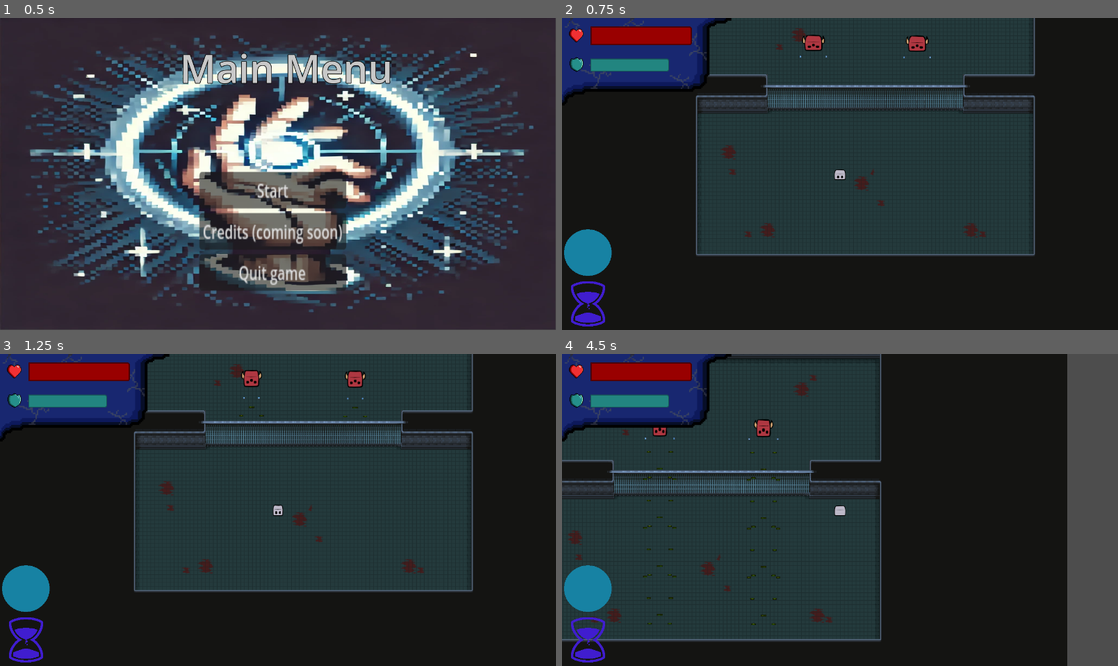
Above: before the commit, frames 1-4 (two rows, left to right).
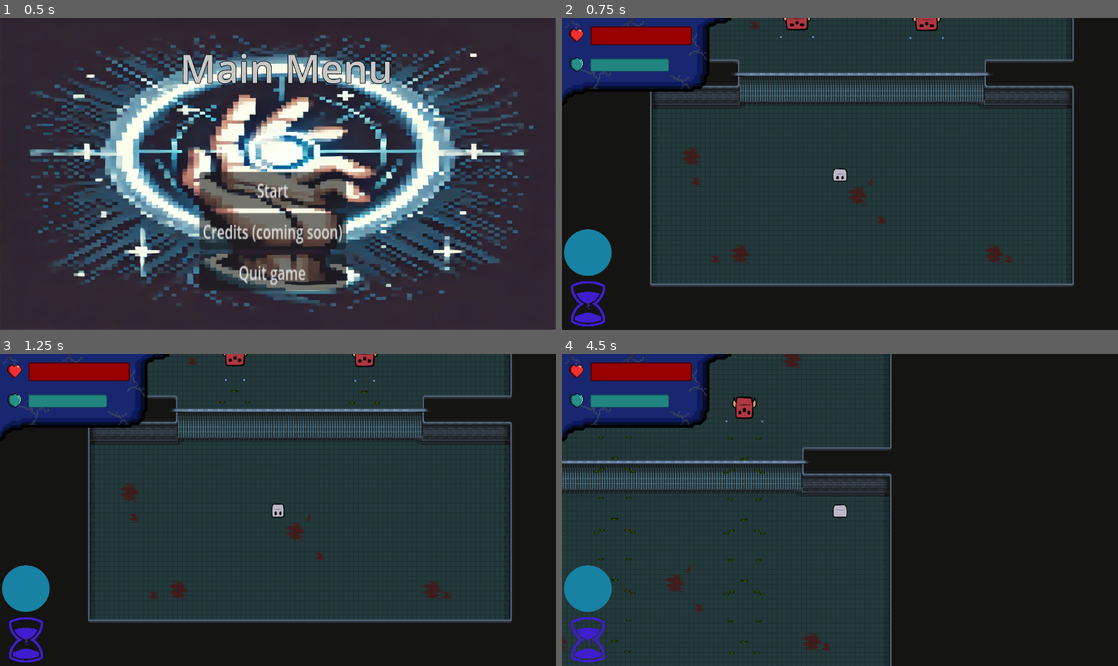
Above: after the commit, the same moments.

Repository: TheMilanMiracle/pyramid-scam-games-game
Game: Godot game, scene res://scenes/UI/main_menu.tscn
The game is run twice, just before and just after one commit, with the same random seed, the same clock (stepped at 60 frames per second) and the same inputs. The engine's default icon, where the game draws it, is replaced by a stand-in: a white triangle on a blue panel in a dark square.
Inputs (mouse positions are in pixels of both pictures, inside the frame that each line leads up to):
- Up to frame 1 (0.5 s): no input
- Up to frame 2 (0.75 s): click "Start" at 0.5 s
- Up to frame 3 (1.25 s): no input
- Up to frame 4 (4.5 s): move the mouse to (812, 378) at 1.27 s; hold D (right) 1.28-2.03 s; hold F (force) 1.28-2.03 s; click (812, 378) at 1.42 s; move the mouse to (801, 378) at 2.02 s; hold S (down) 2.03-2.78 s; tap E (select) at 2.1, 3.6 s; click (801, 378) at 2.17 s; move the mouse to (895, 441) at 2.77 s; hold D (right) 2.78-3.53 s; hold F (force) 2.78-3.53 s; move the mouse to (812, 572) at 3.52 s; hold W (up) 3.53-4.28 s; click (812, 572) at 3.67 s; move the mouse to (1006, 556) at 4.27 s; hold A (left) from 4.28 s (still down); hold F (force) from 4.28 s (still down)

Frame 1 is identical in both runs. In frame 2, 22% of the frame differs, in the area x 15-93%, y 0-87%; in frame 3, 22%; in frame 4, 21%.

Commit message:
FIX: force problem with tutorial coordinates

Diff:
--- a/juego-single/scenes/world.tscn
+++ b/juego-single/scenes/world.tscn
@@ -13,13 +13,13 @@
 script = ExtResource("1_i52eo")
 
 [node name="Tutorial" parent="." instance=ExtResource("2_6to18")]
-position = Vector2(-261, -929)
+position = Vector2(0, 0)
 
 [node name="Player" parent="." instance=ExtResource("3_lq7cv")]
-position = Vector2(615, 307)
+position = Vector2(924, 1187)
 
 [node name="Camera" parent="Player" index="1"]
-zoom = Vector2(0.4, 0.4)
+zoom = Vector2(0.5, 0.5)
 
 [node name="SlowArea" parent="." instance=ExtResource("4_tpcng")]
 scale = Vector2(2, 2)
@@ -29,7 +29,7 @@
 script = ExtResource("7_qjbmy")
 
 [node name="BulletKillzoneShape" type="CollisionShape2D" parent="BulletsKillzone"]
-position = Vector2(-714, -632)
+position = Vector2(-903, 397)
 shape = SubResource("RectangleShape2D_waefd")
 
 [editable path="Player"]
